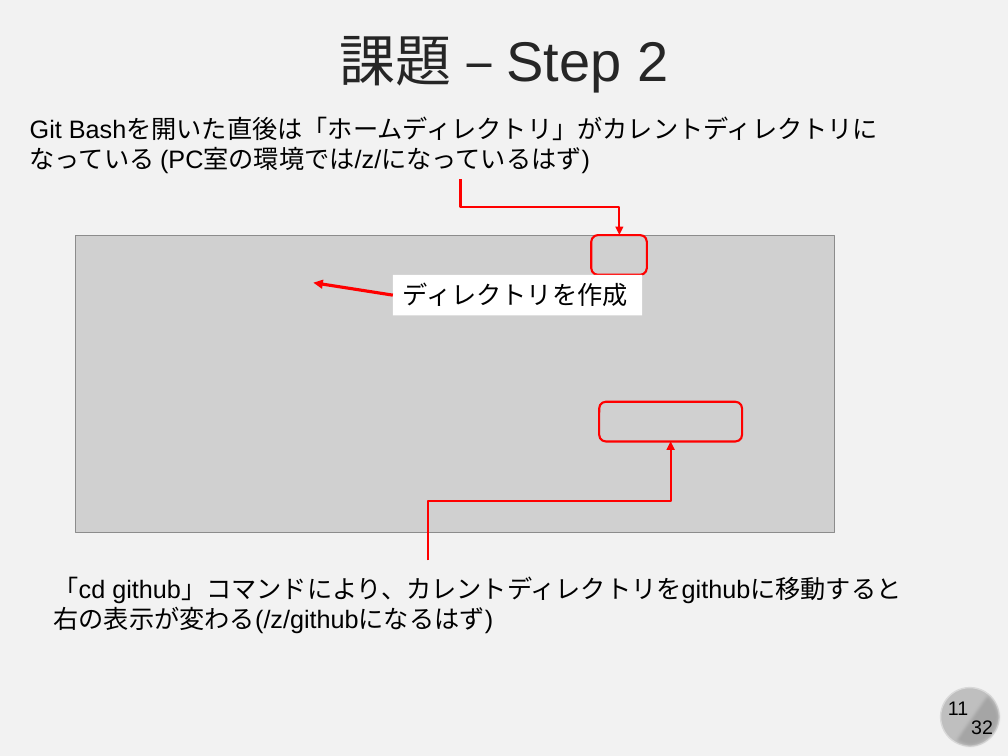
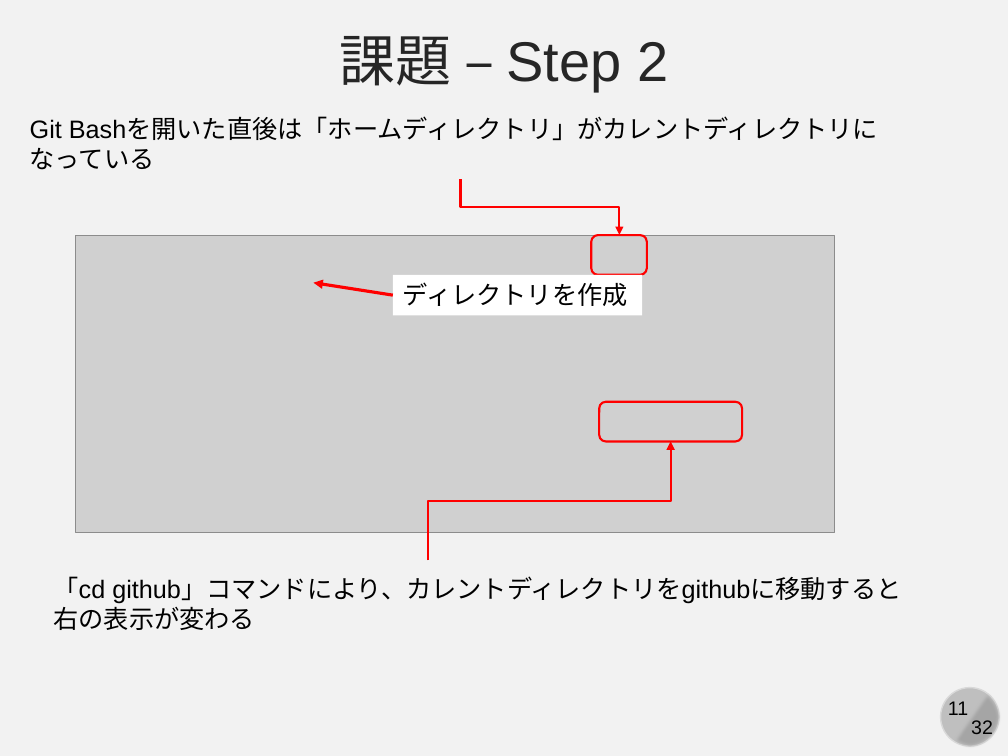
Before and after one commit to cpss2026-git/cpss2026-git.github.io, a slide deck: slide 11 of 04-practice-git/slides/04-git-basic.pptx. Drawn at 1008x756 pixels with LibreOffice and Linux fonts; fonts in the diff are those of the drawing; grey boxes stand for pictures. Boxes give left, top, right and bottom in pixels: in the first picture for what was removed or moved away, otherwise in the second. Text is boxed around its words. In the diff, an @@ line names an element or a change of style, - is before the commit and + after.

```diff
--- a/04-practice-git/slides/04-git-basic.pptx
+++ b/04-practice-git/slides/04-git-basic.pptx
@@ text at box(30, 148, 155, 170): text changed @@
-なっている (PC室の環境では/z/になっているはず)
+なっている
@@ text at box(54, 603, 256, 630): text changed @@
-右の表示が変わる(/z/githubになるはず)
+右の表示が変わる
```
Also in this commit, not shown: 1 other slide changed, 3 other files.
